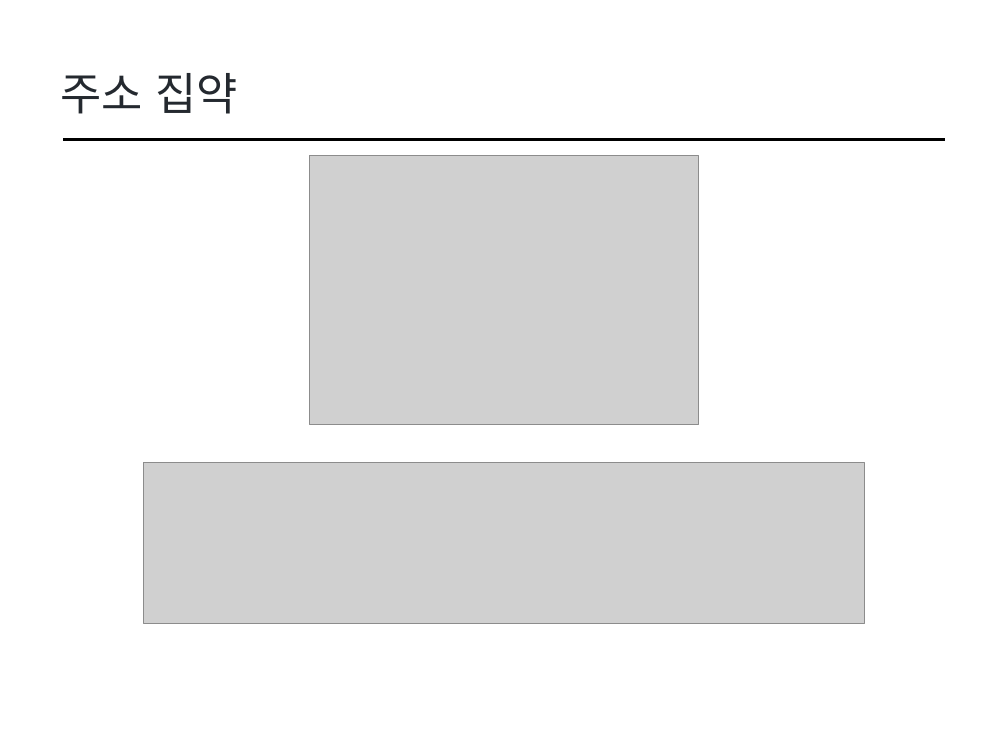
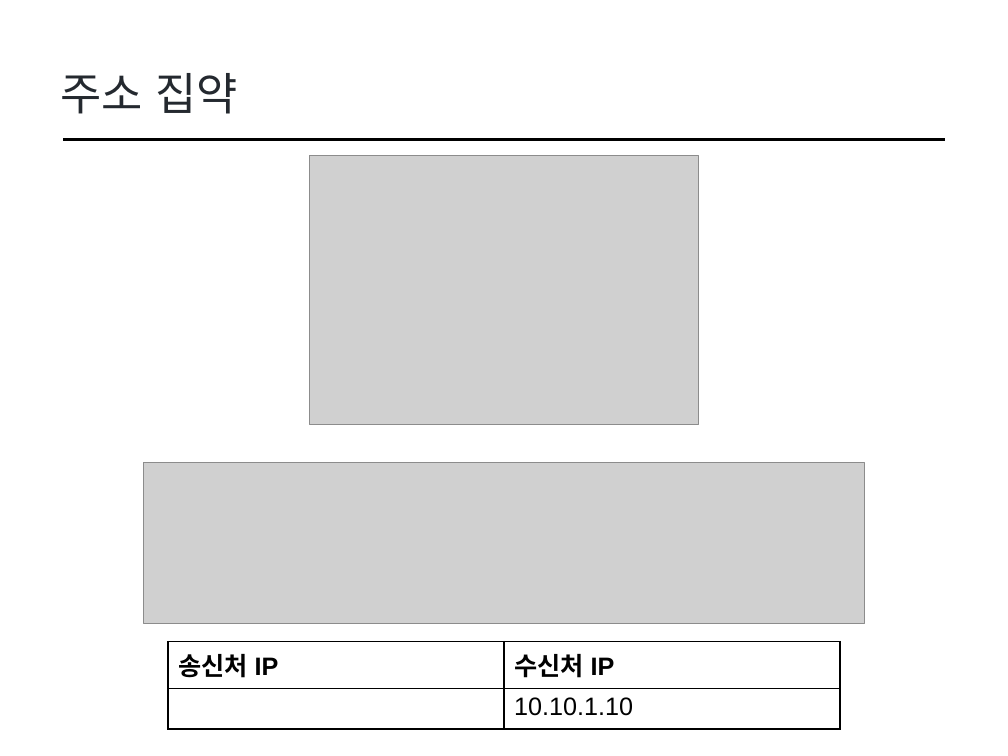
Before and after one commit to cs-study-org/cs-study, a slide deck: slide 10 of 13/yongki/LANdevice.pptx. Drawn at 1008x756 pixels with LibreOffice and Linux fonts; fonts in the diff are those of the drawing; grey boxes stand for pictures. Boxes give left, top, right and bottom in pixels: in the first picture for what was removed or moved away, otherwise in the second. Text is boxed around its words. In the diff, an @@ line names an element or a change of style, - is before the commit and + after.

Commit message:
:memo: Update presentation
Add missing asset

```diff
--- a/13/yongki/LANdevice.pptx
+++ b/13/yongki/LANdevice.pptx
@@ table added at box(168, 641, 840, 723), 2 rows, 2 columns @@
+송신처 IP | 수신처 IP
+ | 10.10.1.10
```
